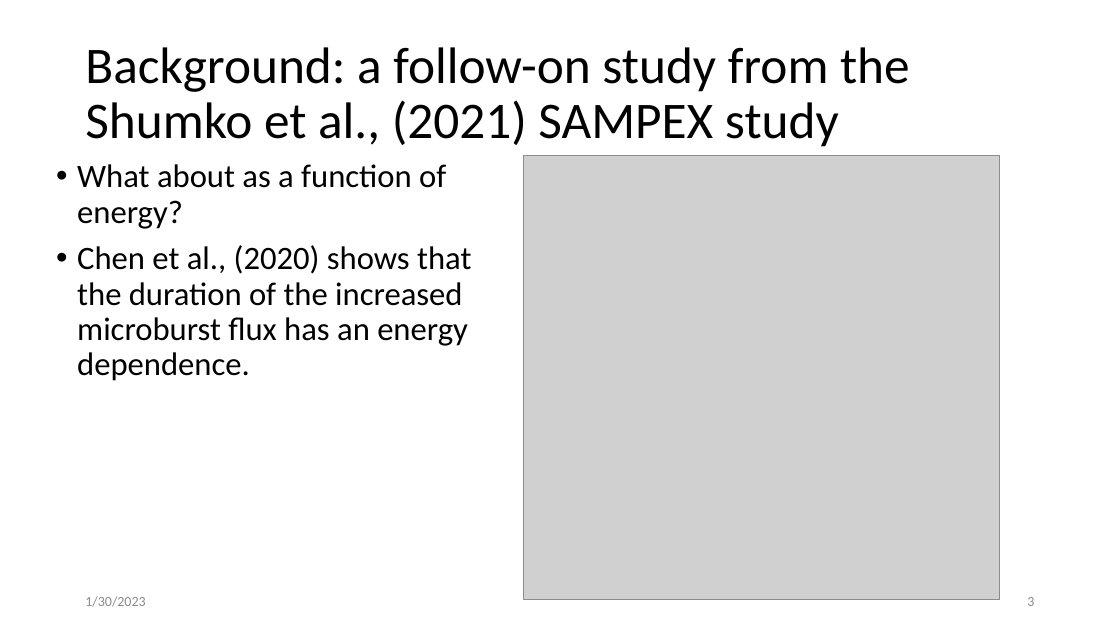
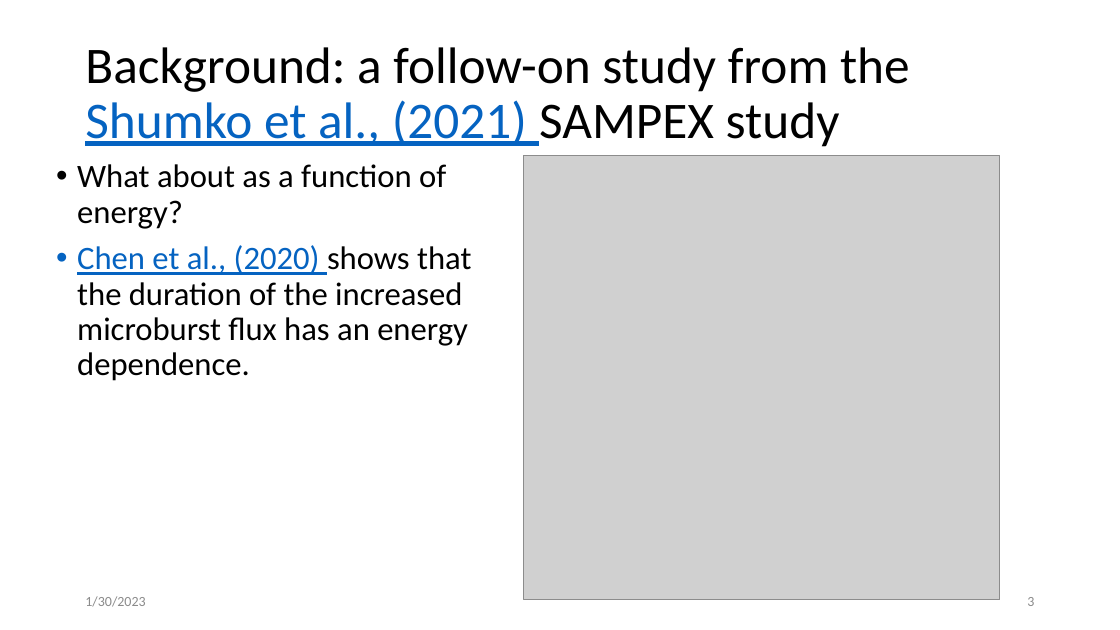
Before and after one commit to mshumko/fbrbsp, a slide deck: slide 3 of presentations/20230130_firebird_microburst_durations.pptx. Drawn at 1120x630 pixels with LibreOffice and Linux fonts; fonts in the diff are those of the drawing; grey boxes stand for pictures. Boxes give left, top, right and bottom in pixels: in the first picture for what was removed or moved away, otherwise in the second. Text is boxed around its words. In the diff, an @@ line names an element or a change of style, - is before the commit and + after.

```diff
--- a/presentations/20230130_firebird_microburst_durations.pptx
+++ b/presentations/20230130_firebird_microburst_durations.pptx
@@ title "Background: a follow-on study from ..." at <box>85,47,910,147</box>: text colour #000000 to #0563C1, underline on in "Shumko et al., (2021)" @@
@@ text at <box>77,245,471,381</box>: text colour #000000 to #0563C1, underline on in "Chen et al., (2020)" @@
```
Also in this commit, not shown: 5 other slides changed, 2 slides added.
